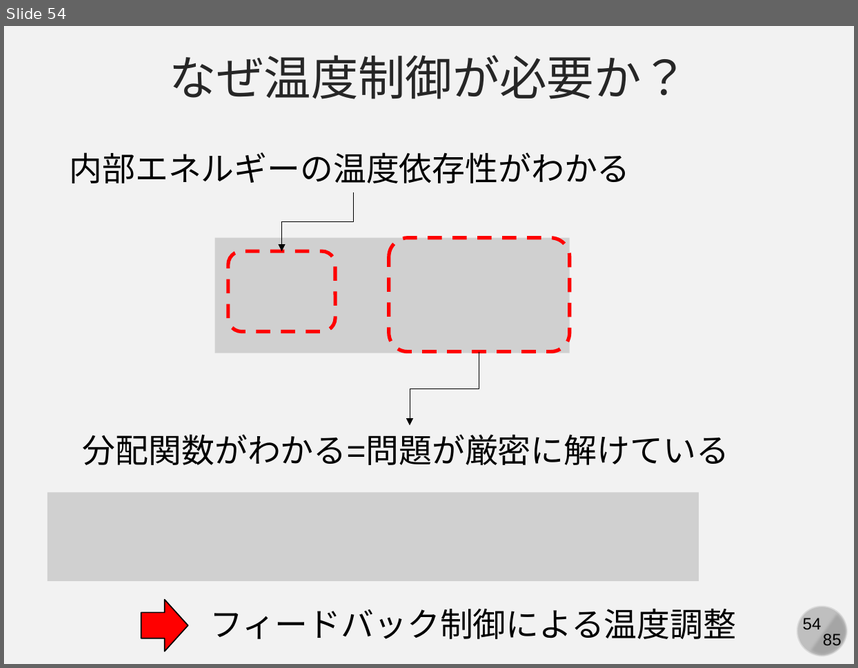
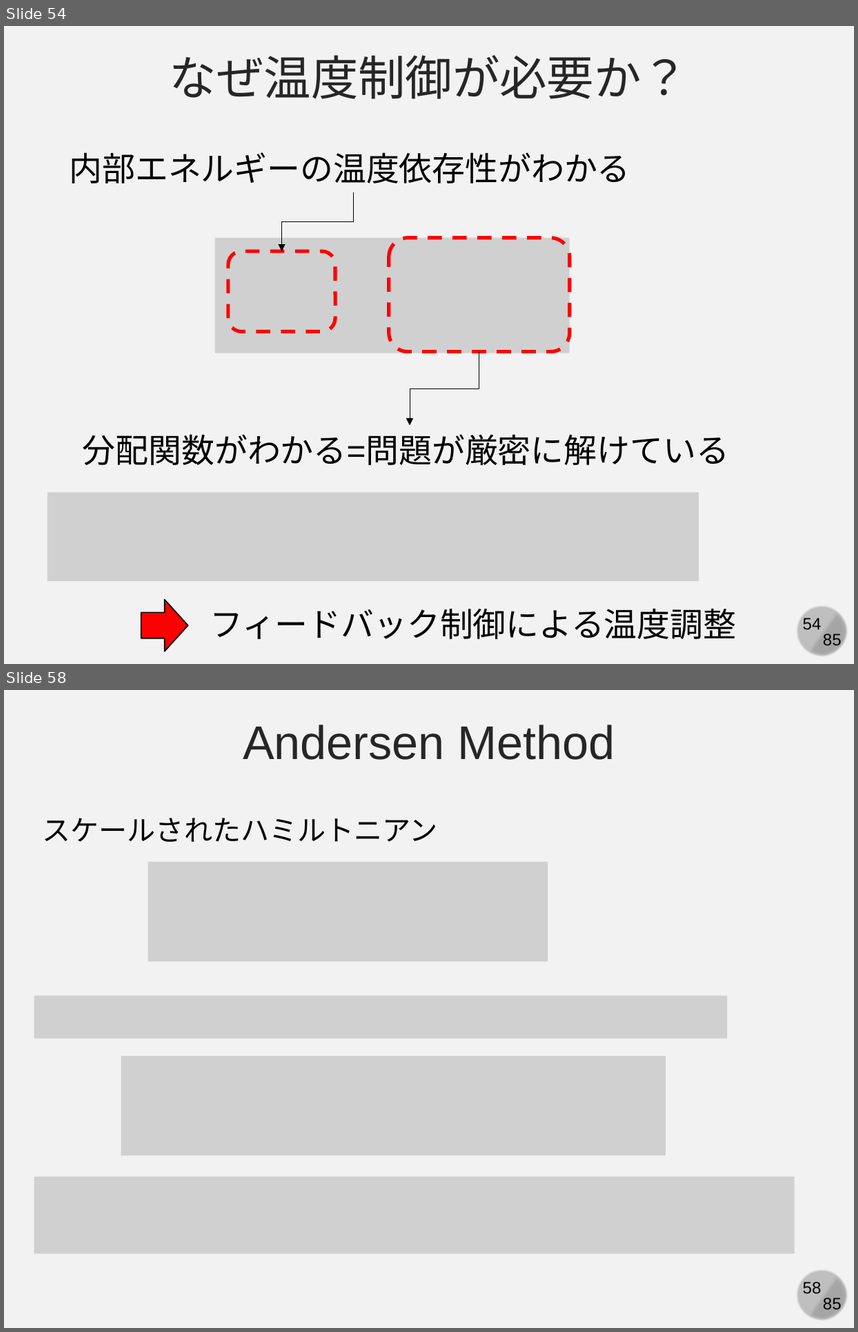
Before and after one commit to kaityo256/simulation_engineering, a slide deck: 06_md_observable/simulation06.pptx. Shown one above the other, each under a label of ours: slide 54 before the commit, slides 54 and 58 after it; the slides between them are not shown. The pictures are 858x668 and 858x1332 pixels, drawn with LibreOffice and Linux fonts; fonts in the diff are those of the drawing; grey boxes stand for pictures. Boxes give left, top, right and bottom in pixels: in the first picture for what was removed or moved away, otherwise in the second. Text is boxed around its words. In the diff, an @@ line names an element or a change of style, - is before the commit and + after.

```diff
--- a/06_md_observable/simulation06.pptx
+++ b/06_md_observable/simulation06.pptx
@@ slide 58 added at <box>4,690,854,1328</box>, background #F2F2F2; not listed: 4 template elements that a slide beside it also shows @@
@@ text added at <box>243,724,615,760</box>, 40 pt, text #262626 @@
+Andersen Method
@@ text added at <box>43,818,438,842</box>, 24 pt, text #000000 @@
+スケールされたハミルトニアン
@@ picture added at <box>148,862,548,961</box> @@
@@ picture added at <box>34,995,727,1038</box> @@
@@ picture added at <box>121,1056,666,1155</box> @@
@@ picture added at <box>34,1176,795,1254</box> @@
```
Also in this commit, not shown: 1 slide changed, 7 other slides added.
